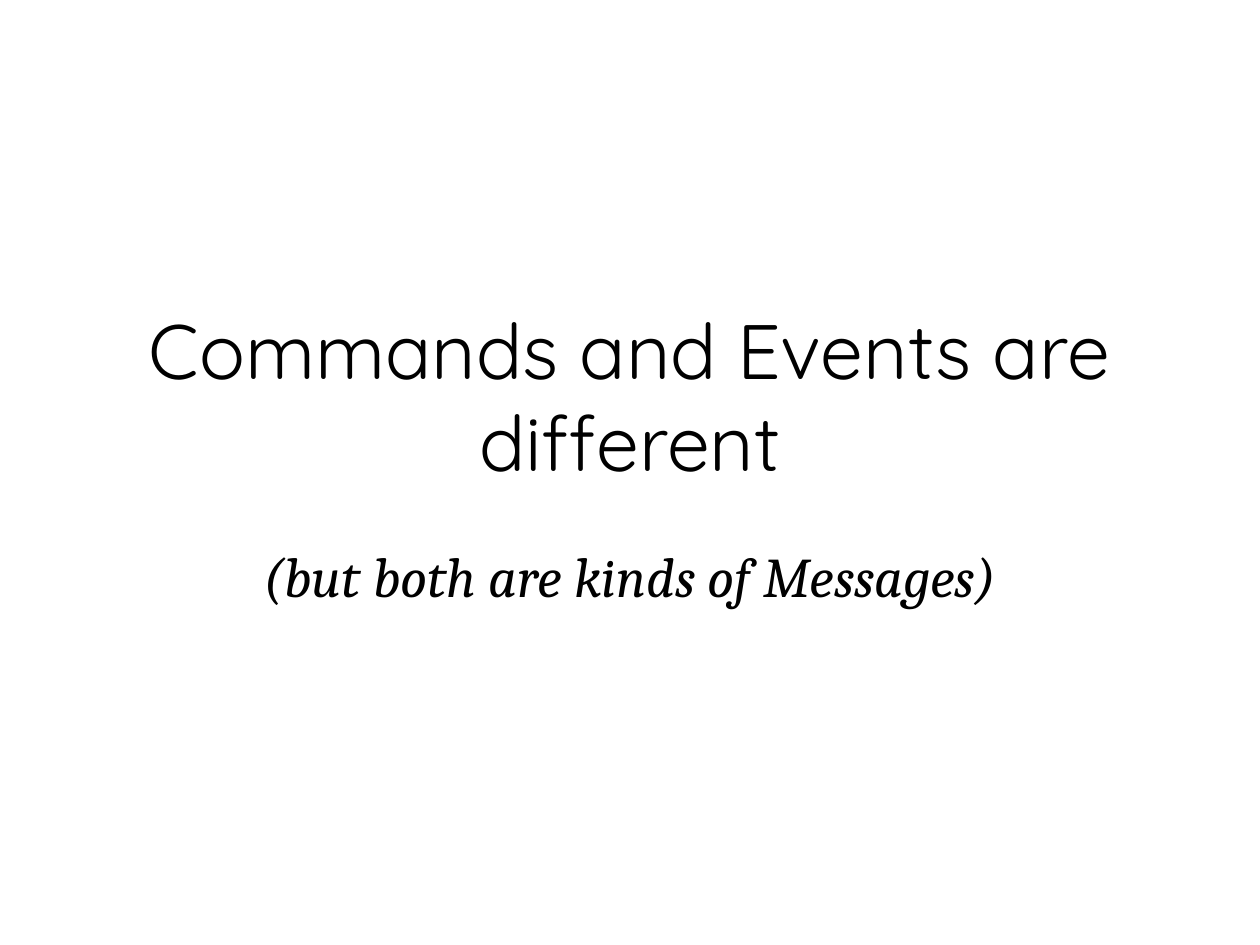
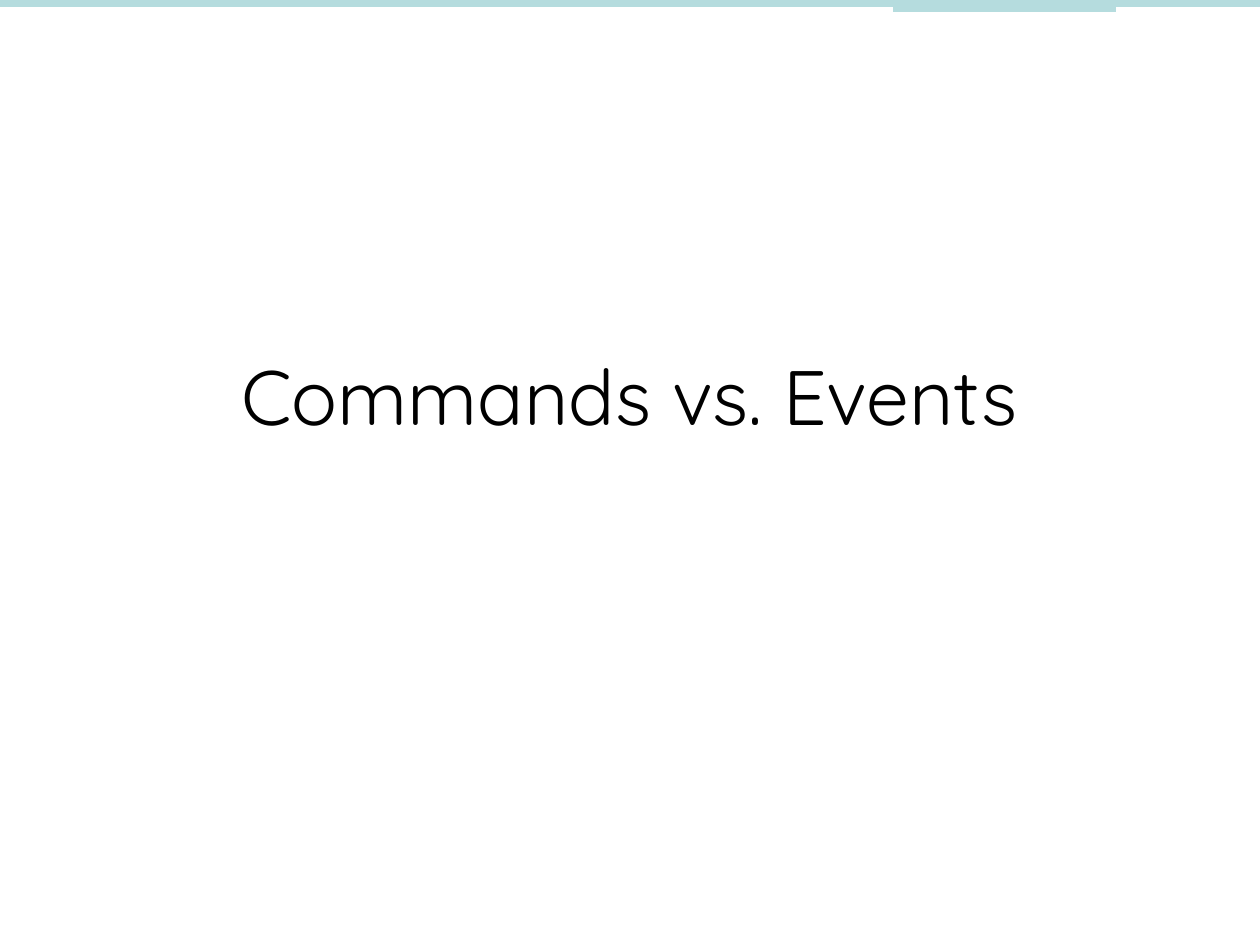
Before and after one commit to nbarnwell/OrderManagementSystem, a slide deck: slide 40 of DDD, CQRS and Event Sourcing.pptx (slide 41 before the commit). Drawn at 1260x945 pixels with LibreOffice and Linux fonts; fonts in the diff are those of the drawing. Boxes give left, top, right and bottom in pixels: in the first picture for what was removed or moved away, otherwise in the second. Text is boxed around its words. In the diff, an @@ line names an element or a change of style, - is before the commit and + after.

```diff
--- a/DDD, CQRS and Event Sourcing.pptx
+++ b/DDD, CQRS and Event Sourcing.pptx
@@ line added from (0, 4) to (1260, 4), #B6DCDF 4 pt @@
@@ line added from (893, 5) to (1116, 5), #B6DCDF 8 pt @@
@@ title at (x1=241, y1=368, x2=1018, y2=426): text changed @@
-Commands and Events are different
+Commands vs. Events
@@ subtitle removed at (x1=263, y1=557, x2=996, y2=610) @@
-(but both are kinds of Messages)
```
Also in this commit, not shown: 37 other slides changed, 10 slides added, 10 slides removed, 10 other files.
